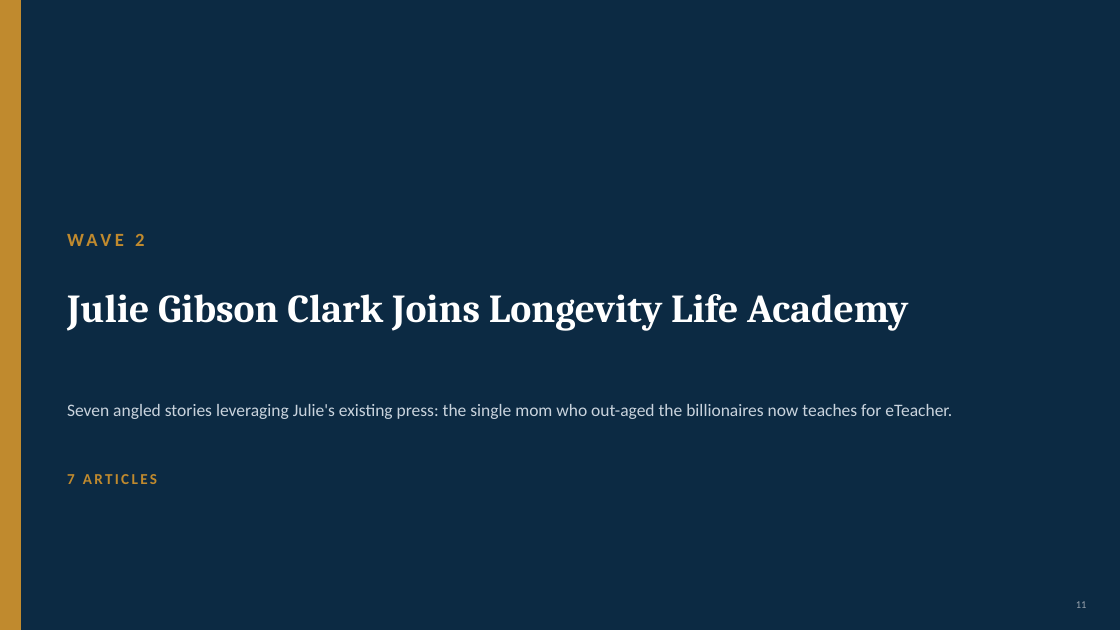
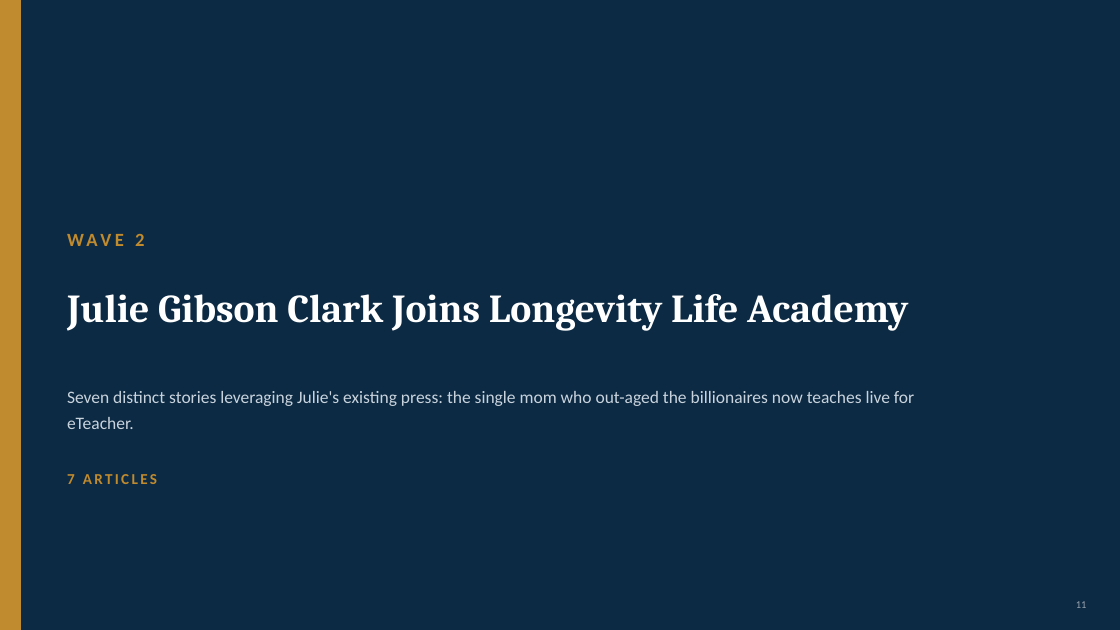
Before and after one commit to gitteromri-ux/eteacher-longevity-pr-campaign, a slide deck: slide 11 of eTeacher_Longevity_PR_Campaign.pptx. Drawn at 1120x630 pixels with LibreOffice and Linux fonts; fonts in the diff are those of the drawing. Boxes give left, top, right and bottom in pixels: in the first picture for what was removed or moved away, otherwise in the second. Text is boxed around its words. In the diff, an @@ line names an element or a change of style, - is before the commit and + after.

Commit message:
Polish: center short quote cards, refine next-steps wording

```diff
--- a/eTeacher_Longevity_PR_Campaign.pptx
+++ b/eTeacher_Longevity_PR_Campaign.pptx
@@ text at (67, 391, 914, 429): text changed @@
-Seven angled stories leveraging Julie's existing press: the single mom who out-aged the billionaires now teaches for eTeacher.
+Seven distinct stories leveraging Julie's existing press: the single mom who out-aged the billionaires now teaches live for eTeacher.
```
Also in this commit, not shown: 18 other slides changed, 3 slides added, 3 slides removed.
